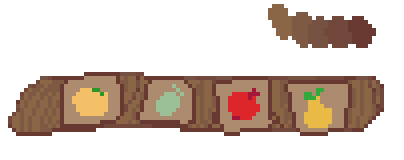
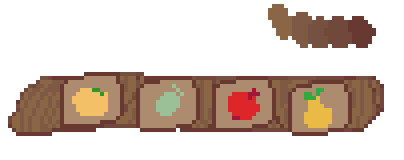
Before/after of a w=404, h=160 layered artwork. What changed in the layer stack:
added group "fruitinfo" with 25 layers over [136, 76, 352, 136]
moved "winter" into group "fruitinfo" over [136, 84, 312, 128]
hid "button", moved it into group "fruitinfo", painted on it over [136, 76, 352, 136]
added layer "button 복사 3" in group "fruitinfo" over [136, 76, 352, 136]
moved "line" into group "fruitinfo", painted on it over [136, 76, 352, 136]
added layer "shadow" in group "fruitinfo" over [136, 76, 352, 136]
added layer "wood" in group "fruitinfo" over [136, 76, 352, 136]
